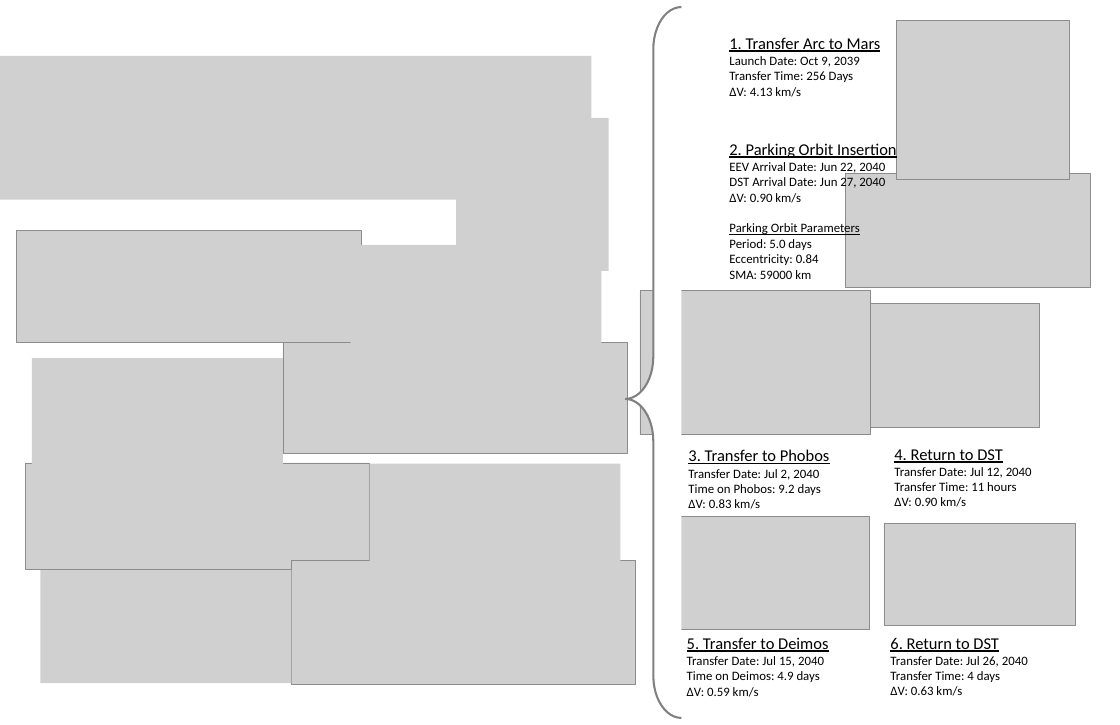
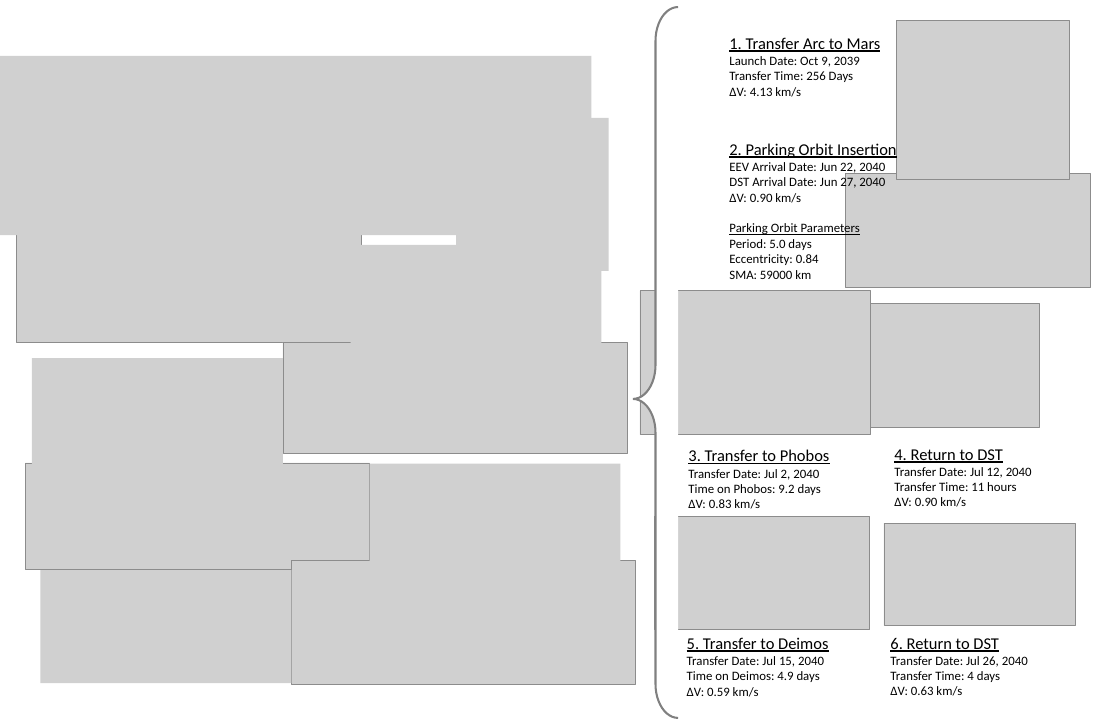
Before and after one commit to ndelurgio/AIAA_Space_Design_Competition_2021, a slide deck: slide 2 of foldouts.pptx. Drawn at 1120x725 pixels with LibreOffice and Linux fonts; fonts in the diff are those of the drawing; grey boxes stand for pictures. Boxes give left, top, right and bottom in pixels: in the first picture for what was removed or moved away, otherwise in the second. Text is boxed around its words. In the diff, an @@ line names an element or a change of style, - is before the commit and + after.

```diff
--- a/foldouts.pptx
+++ b/foldouts.pptx
@@ left brace resized from (x1=625, y1=7, x2=681, y2=718) to (x1=633, y1=7, x2=679, y2=718) @@
@@ picture resized from (x1=0, y1=56, x2=591, y2=200) to (x1=0, y1=56, x2=591, y2=235) @@
```
Also in this commit, not shown: 1 slide added, 22 other files.
